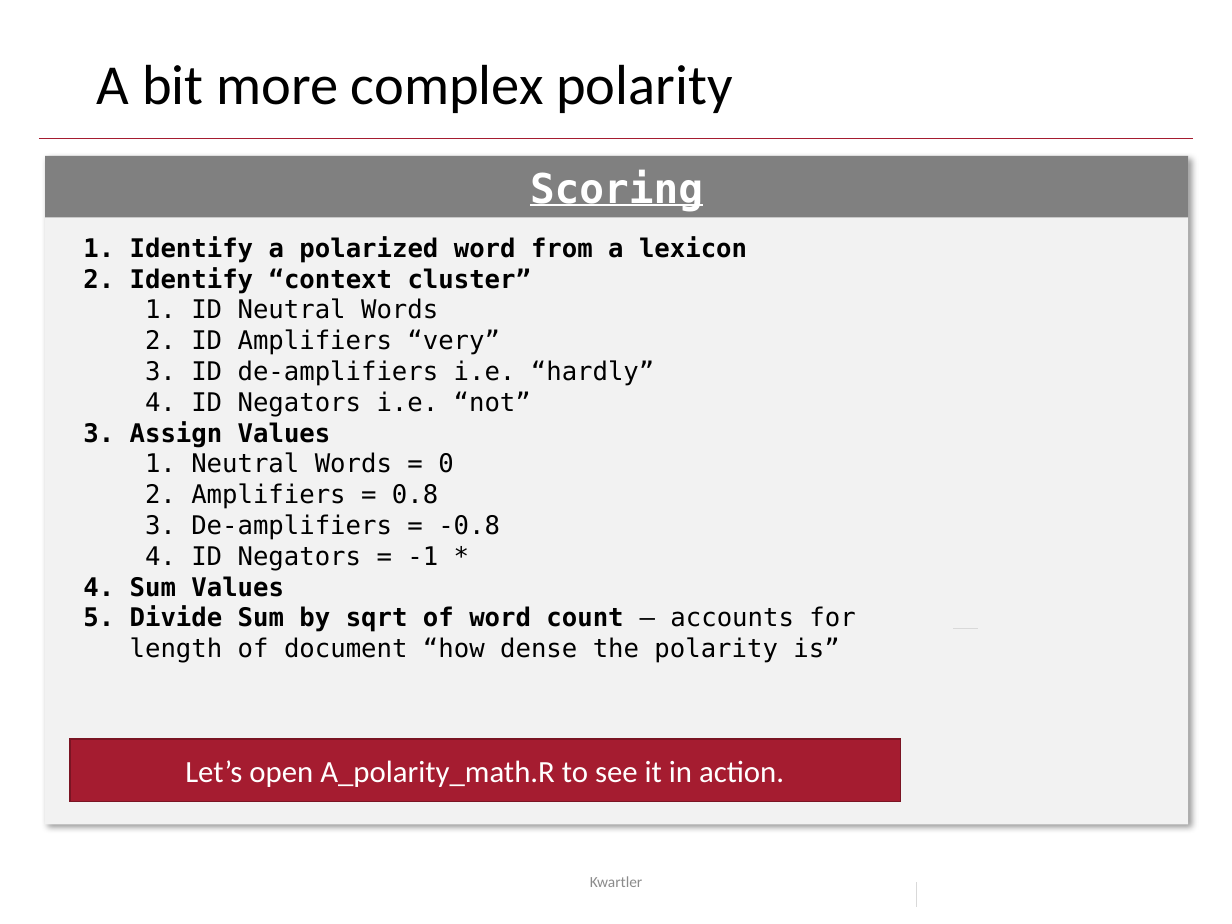
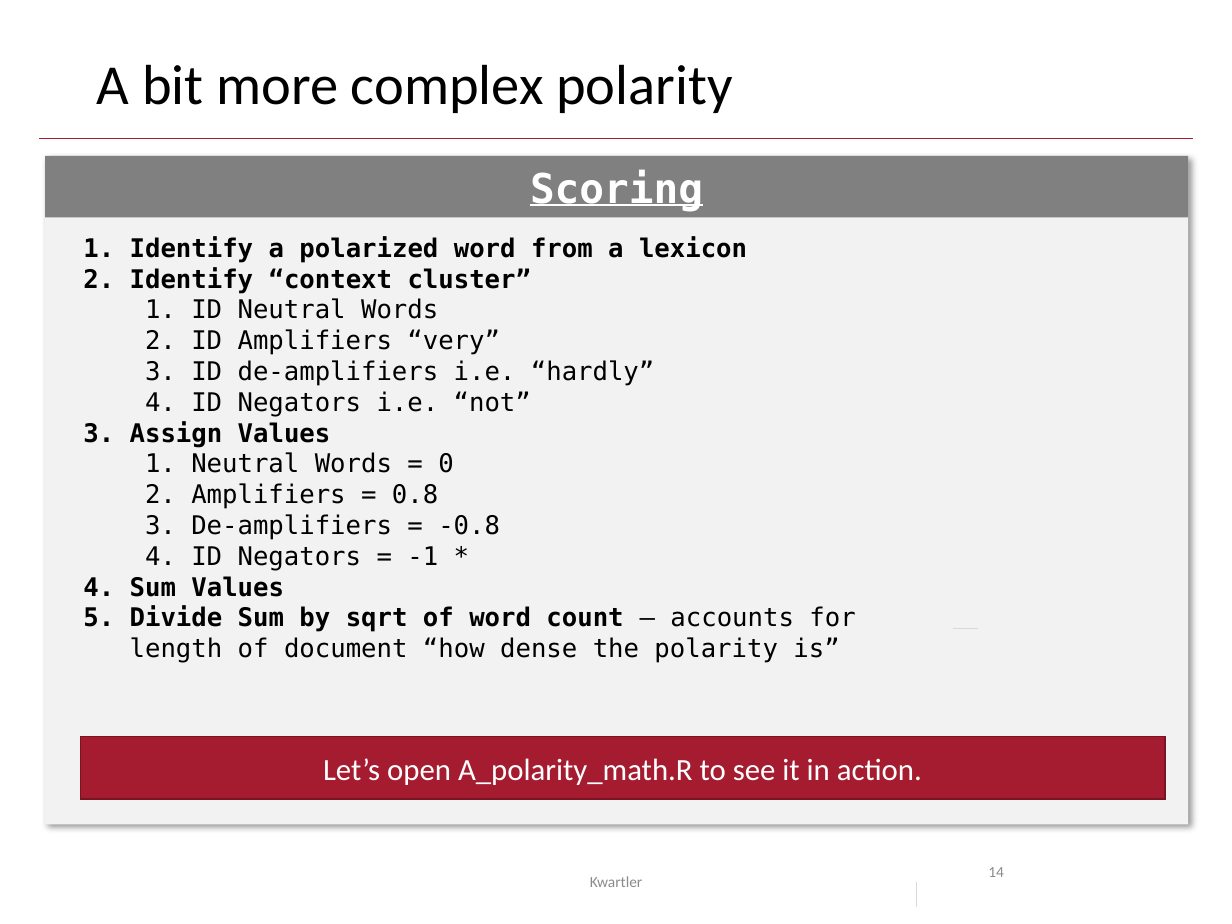
Before and after one commit to kwartler/Harvard_NLP_Student, a slide deck: slide 14 of lessons/E_Polarization_Sentiment/polarity.pptx. Drawn at 1232x924 pixels with LibreOffice and Linux fonts; fonts in the diff are those of the drawing; background and template pictures are left out. Boxes give left, top, right and bottom in pixels: in the first picture for what was removed or moved away, otherwise in the second. Text is boxed around its words. In the diff, an @@ line names an element or a change of style, - is before the commit and + after.

```diff
--- a/lessons/E_Polarization_Sentiment/polarity.pptx
+++ b/lessons/E_Polarization_Sentiment/polarity.pptx
@@ rectangle "Let’s open A_polarity_math.R to see ...": place and size @@
-rectangle "Let’s open A_polarity_math.R to see ..." at bbox=[70, 739, 901, 802]
+rectangle "Let’s open A_polarity_math.R to see ..." at bbox=[80, 737, 1164, 800]
@@ page number added at bbox=[988, 867, 1004, 877], 9 pt, text #8C8C8C @@
+14
```
Also in this commit, not shown: 13 other slides changed, 1 slide added, 5 other files.
